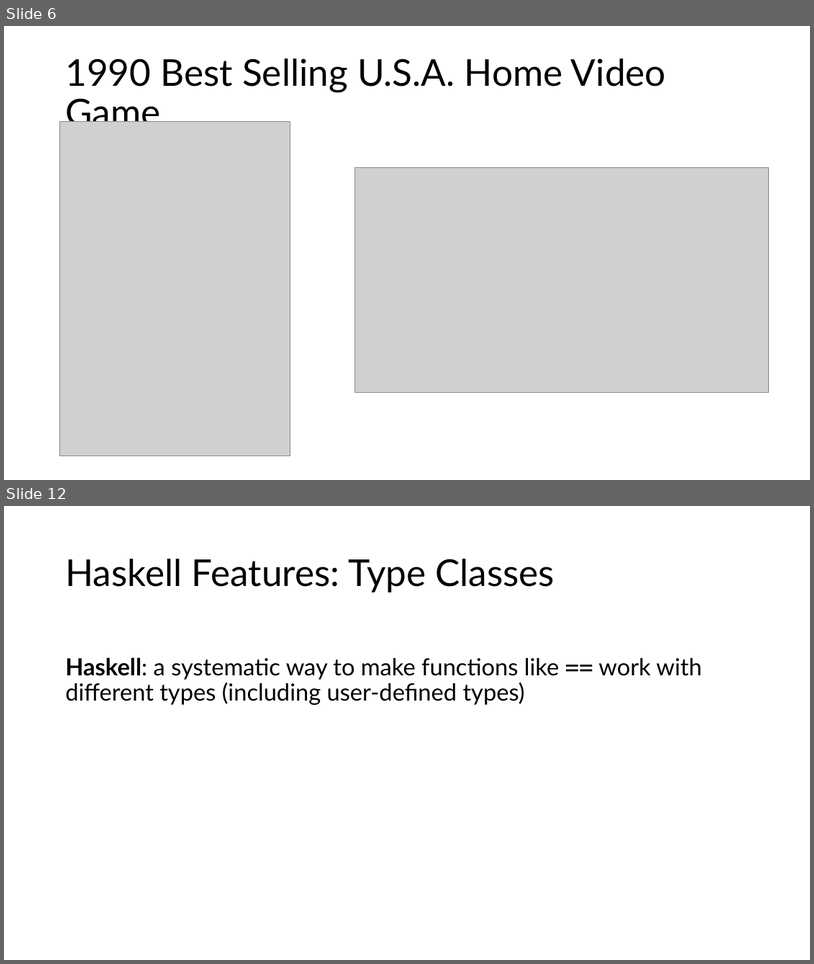
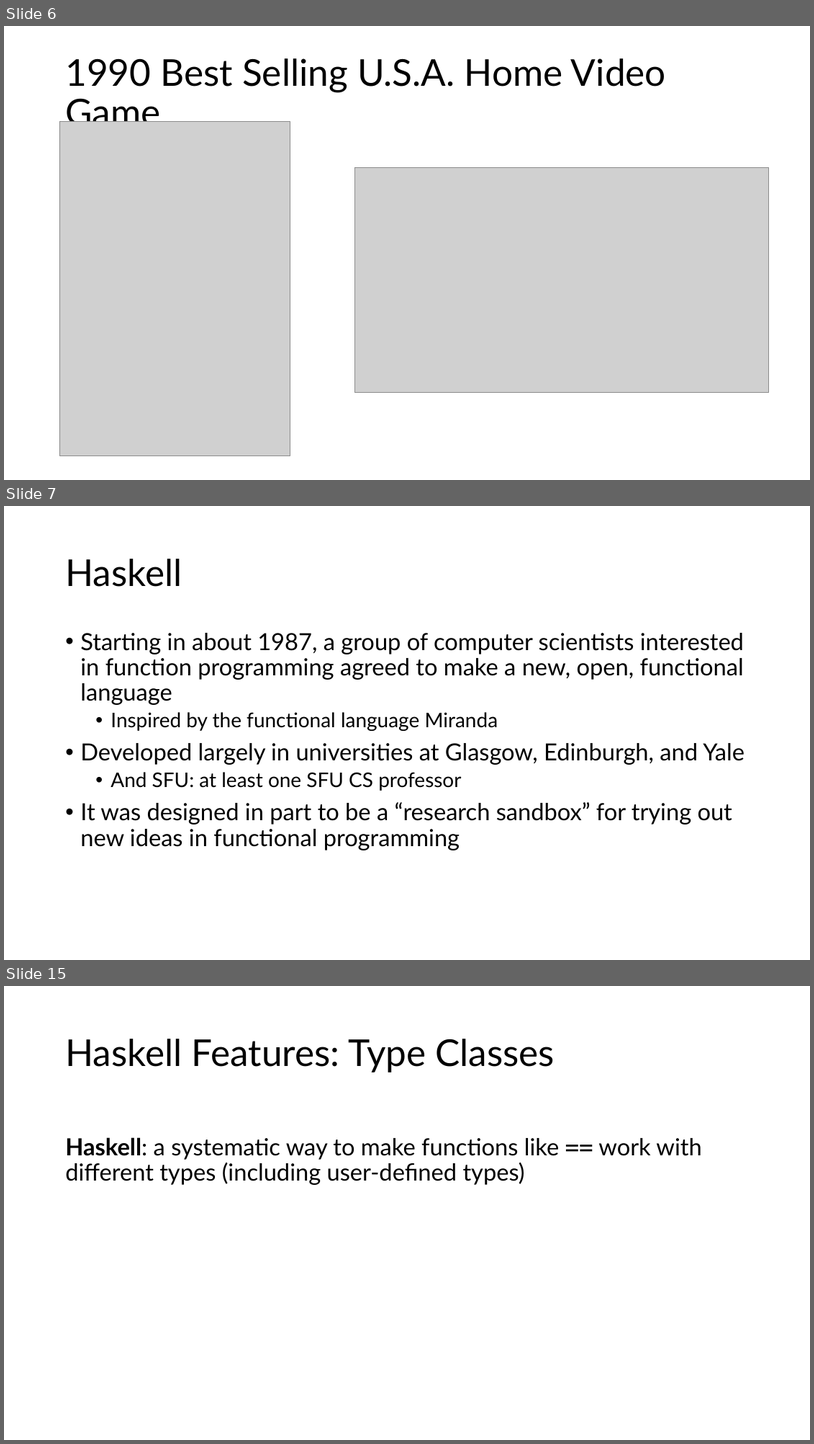
Before and after one commit to tjd1234/cmpt383fall2026, a slide deck: haskell/haskell_intro.pptx. Shown one above the other, each under a label of ours: slides 6 and 12 before the commit, slides 6, 7 and 15 after it; the slides between them are not shown. The pictures are 814x964 and 814x1444 pixels, drawn with LibreOffice and Linux fonts; fonts in the diff are those of the drawing; grey boxes stand for pictures. Boxes give left, top, right and bottom in pixels: in the first picture for what was removed or moved away, otherwise in the second. Text is boxed around its words. In the diff, an @@ line names an element or a change of style, - is before the commit and + after.

```diff
--- a/haskell/haskell_intro.pptx
+++ b/haskell/haskell_intro.pptx
@@ slide 7 added at box(4, 506, 810, 960), background #FFFFFF @@
@@ title added at box(65, 559, 182, 587), 44 pt, text #000000 @@
+Haskell
@@ text added at box(80, 633, 745, 850), 28 pt, text #000000 @@
+• Starting in about 1987, a group of computer scientists interested in function programming agreed to make a new, open, functional language
+  • Inspired by the functional language Miranda
+• Developed largely in universities at Glasgow, Edinburgh, and Yale
+  • And SFU: at least one SFU CS professor
+• It was designed in part to be a “research sandbox” for trying out new ideas in functional programming
@@ what was slide 12 is now slide 15 @@
```
Also in this commit, not shown: 6 slides changed, 2 other slides added.
